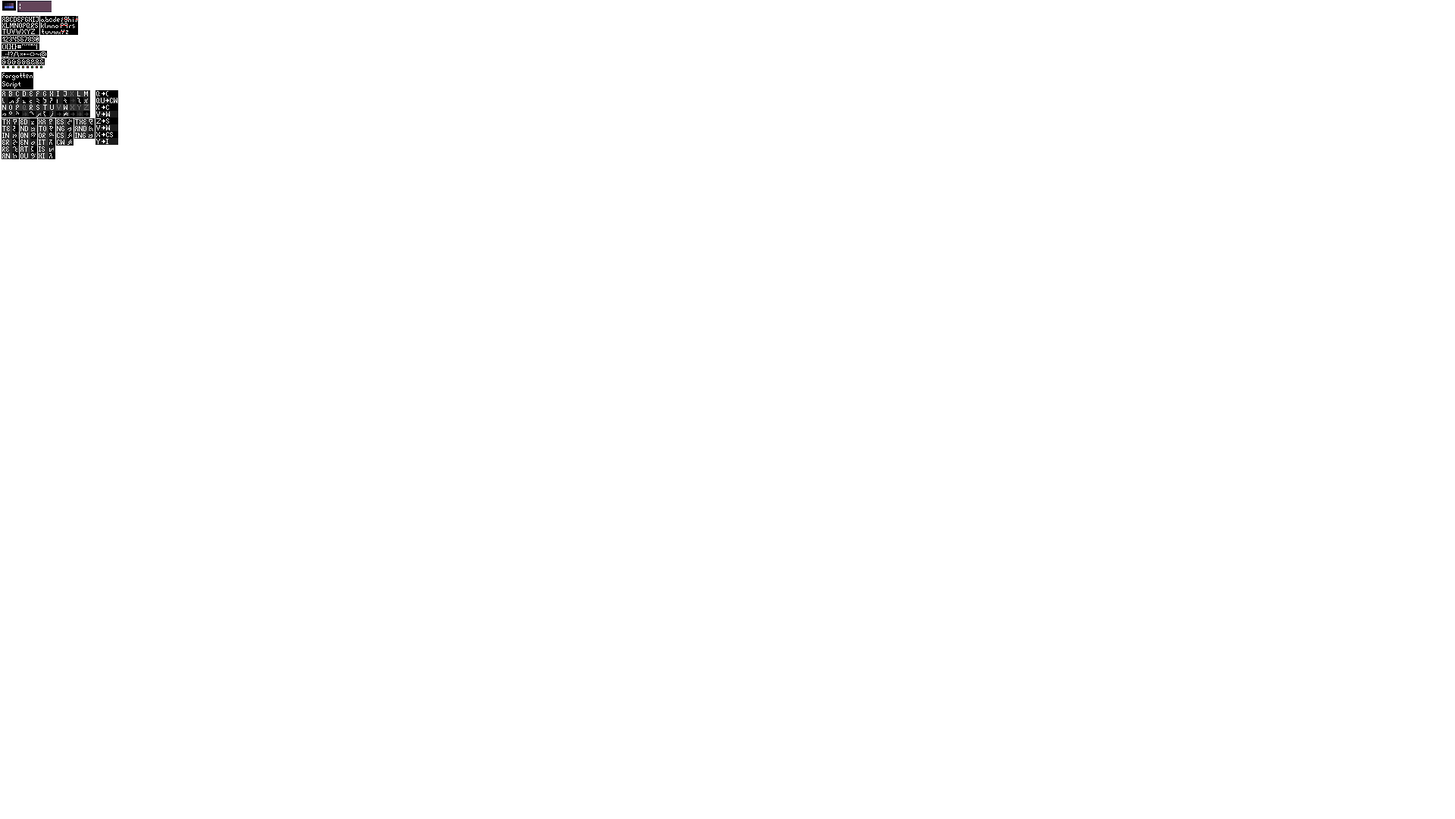
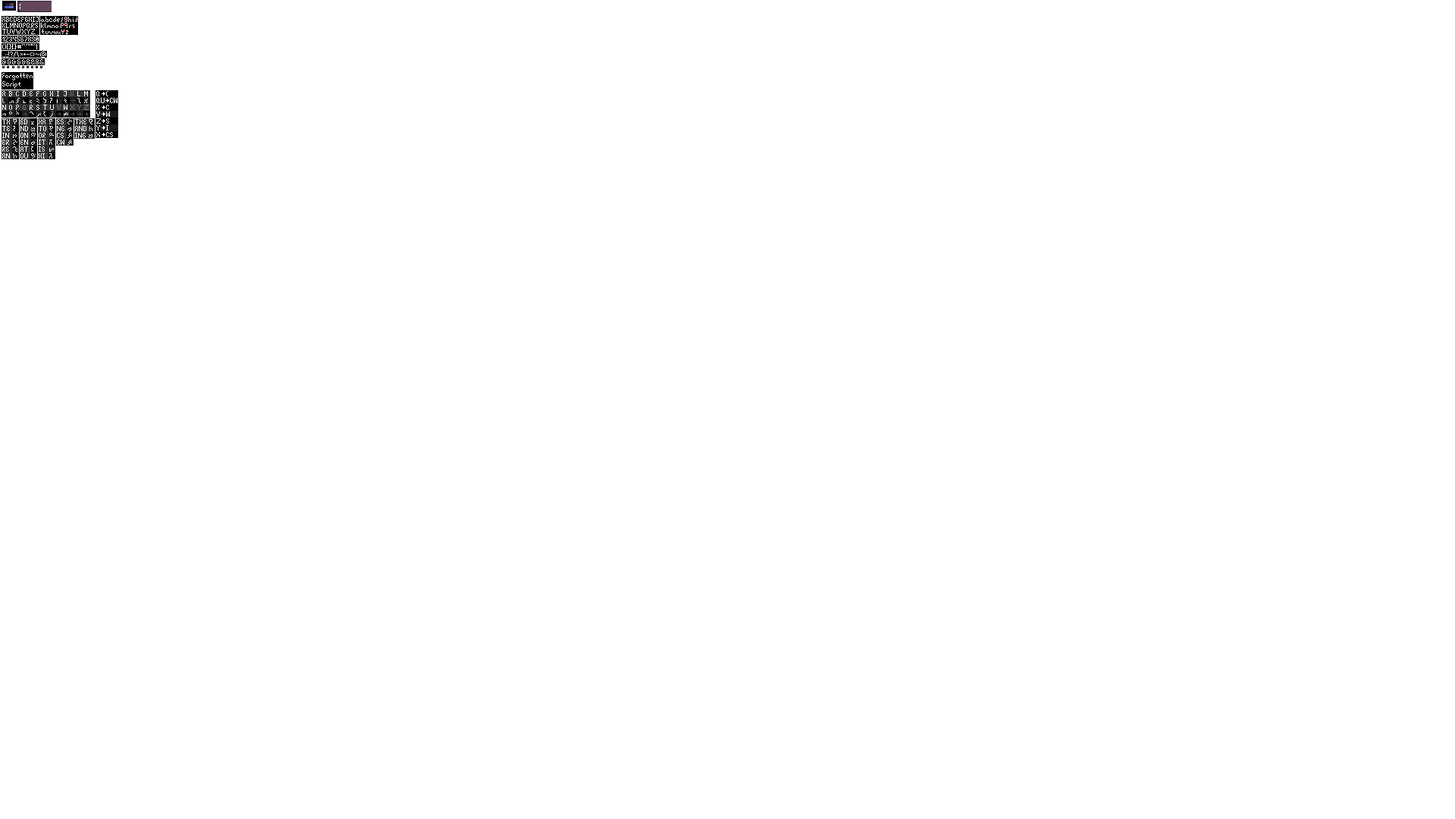
The second 1455 × 819 image is a revision of the first. Changes to its layers:
painted on "Background" over bbox(95, 125, 119, 145)
